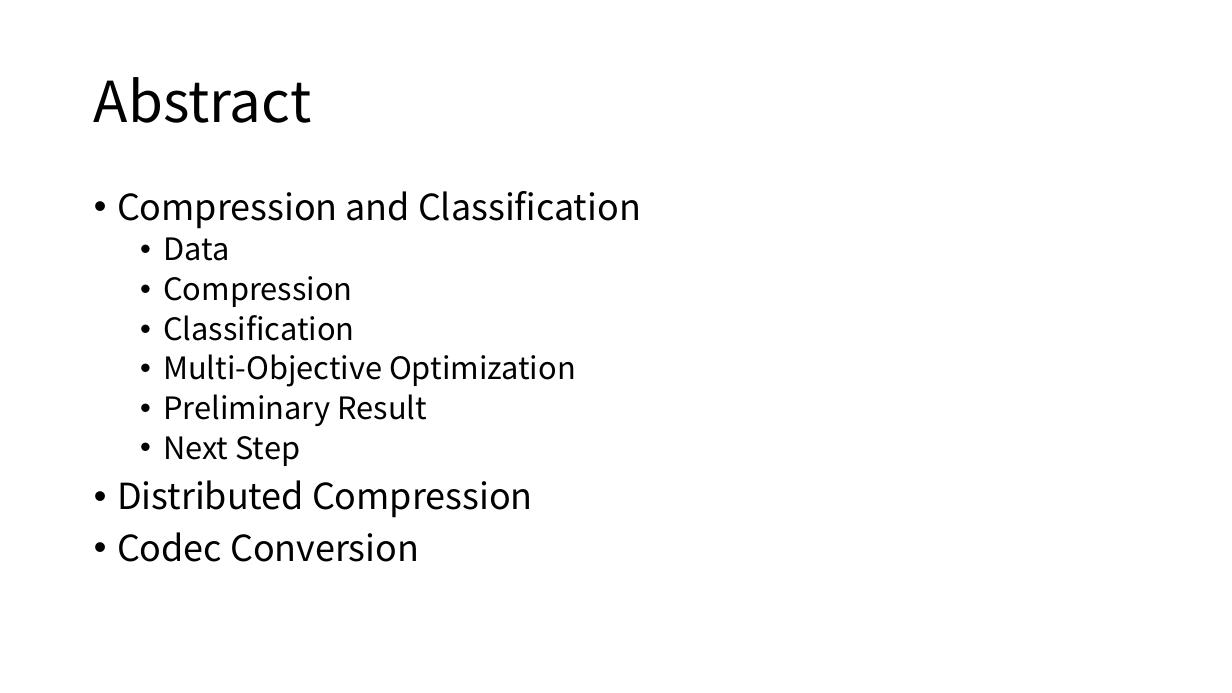
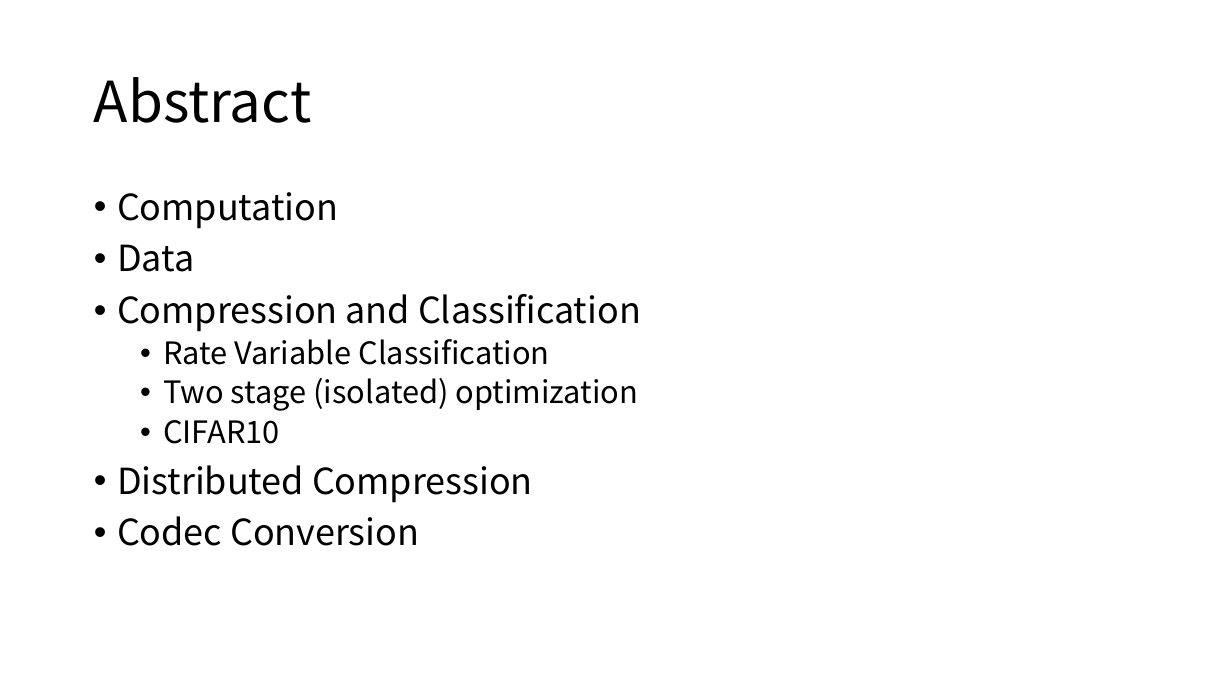
Before and after one commit to diaoenmao/Research, a slide deck: slide 2 of doc/Report/ongoing.pptx. Drawn at 1232x693 pixels with LibreOffice and Linux fonts; fonts in the diff are those of the drawing. Boxes give left, top, right and bottom in pixels: in the first picture for what was removed or moved away, otherwise in the second. Text is boxed around its words. In the diff, an @@ line names an element or a change of style, - is before the commit and + after.

```diff
--- a/doc/Report/ongoing.pptx
+++ b/doc/Report/ongoing.pptx
@@ text at [117,192,338,272]: paragraphs added @@
+• Computation
+• Data
@@ text at [163,339,639,444]: text changed @@
-  • Data
-  • Compression
-  • Classification
-  • Multi-Objective Optimization
-  • Preliminary Result
-  • Next Step
+  • Rate Variable Classification
+  • Two stage (isolated) optimization
+  • CIFAR10
```
Also in this commit, not shown: 6 other slides changed, 3 slides added.
